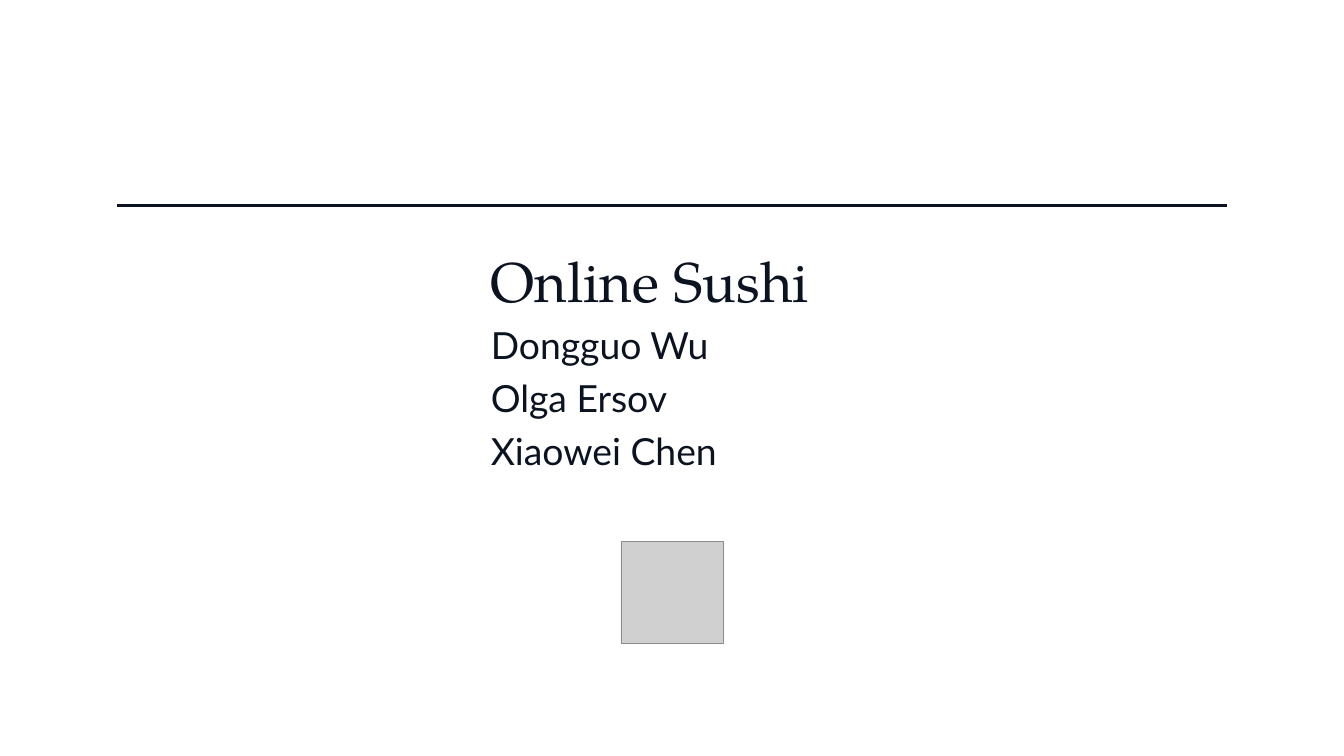
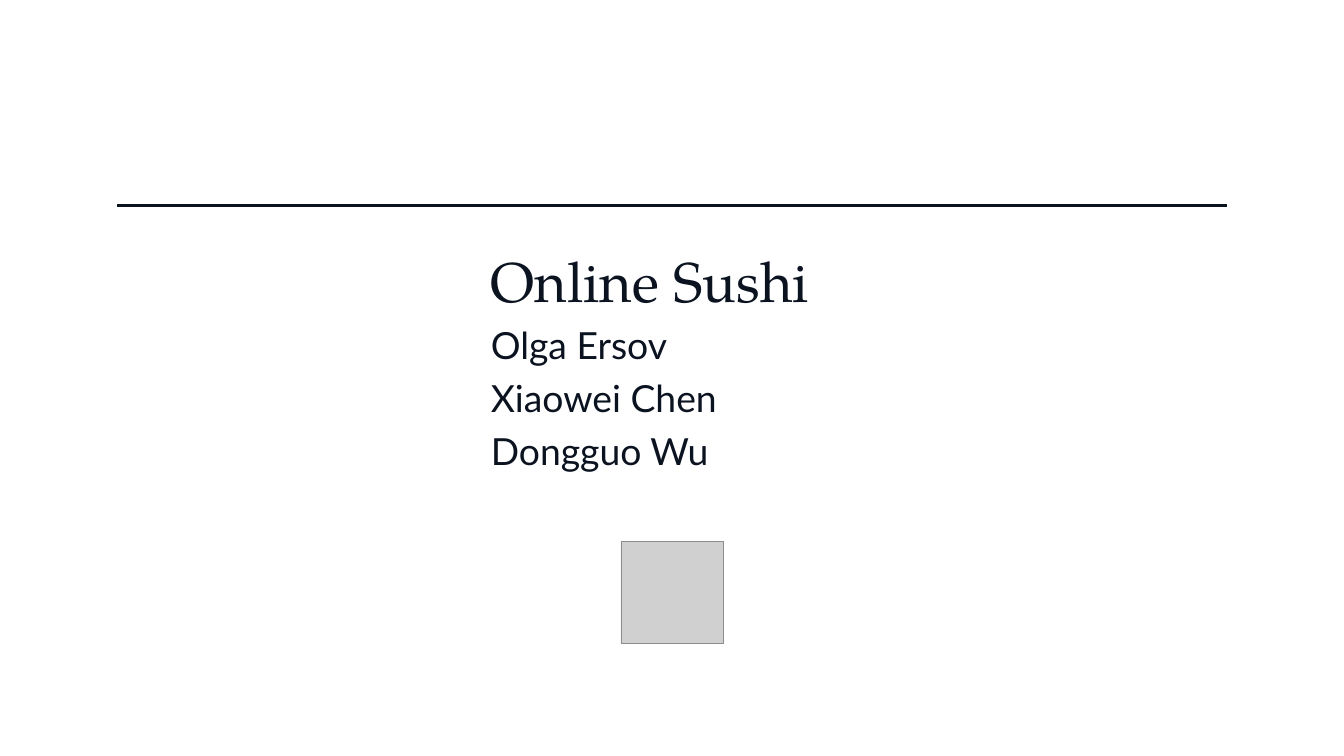
Before and after one commit to xiaoqianniu/map07-group03-test, a slide deck: slide 1 of Documents/sushi_project_summary.pptx. Drawn at 1344x756 pixels with LibreOffice and Linux fonts; fonts in the diff are those of the drawing; grey boxes stand for pictures. Boxes give left, top, right and bottom in pixels: in the first picture for what was removed or moved away, otherwise in the second. Text is boxed around its words. In the diff, an @@ line names an element or a change of style, - is before the commit and + after.

```diff
--- a/Documents/sushi_project_summary.pptx
+++ b/Documents/sushi_project_summary.pptx
@@ text at (x1=491, y1=332, x2=708, y2=366): paragraph removed @@
-Dongguo Wu
@@ text at (x1=491, y1=438, x2=708, y2=472): paragraph added @@
+Dongguo Wu
```
Also in this commit, not shown: 2 other slides changed, 4 slides added, 1 slide removed.
